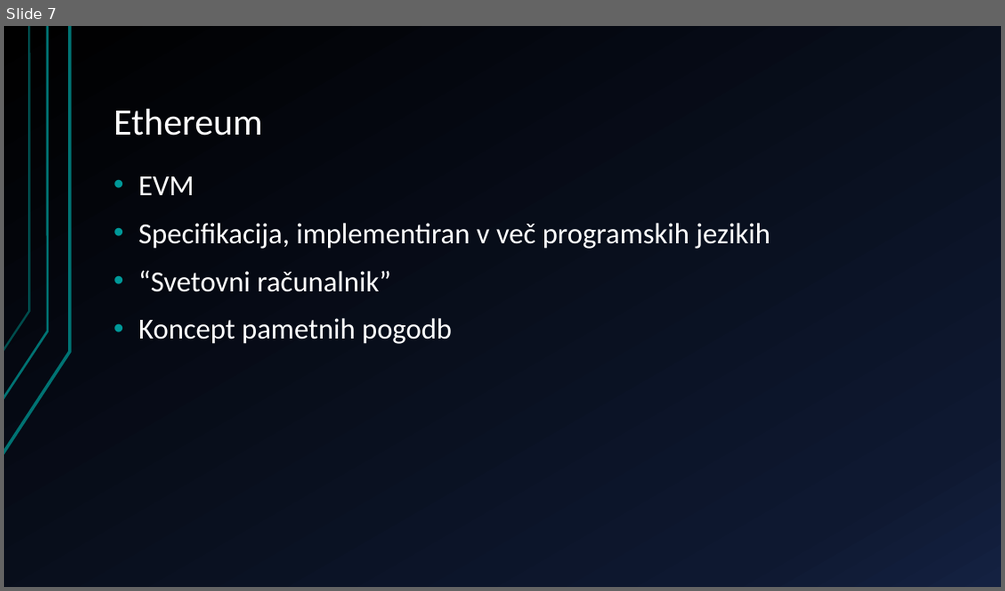
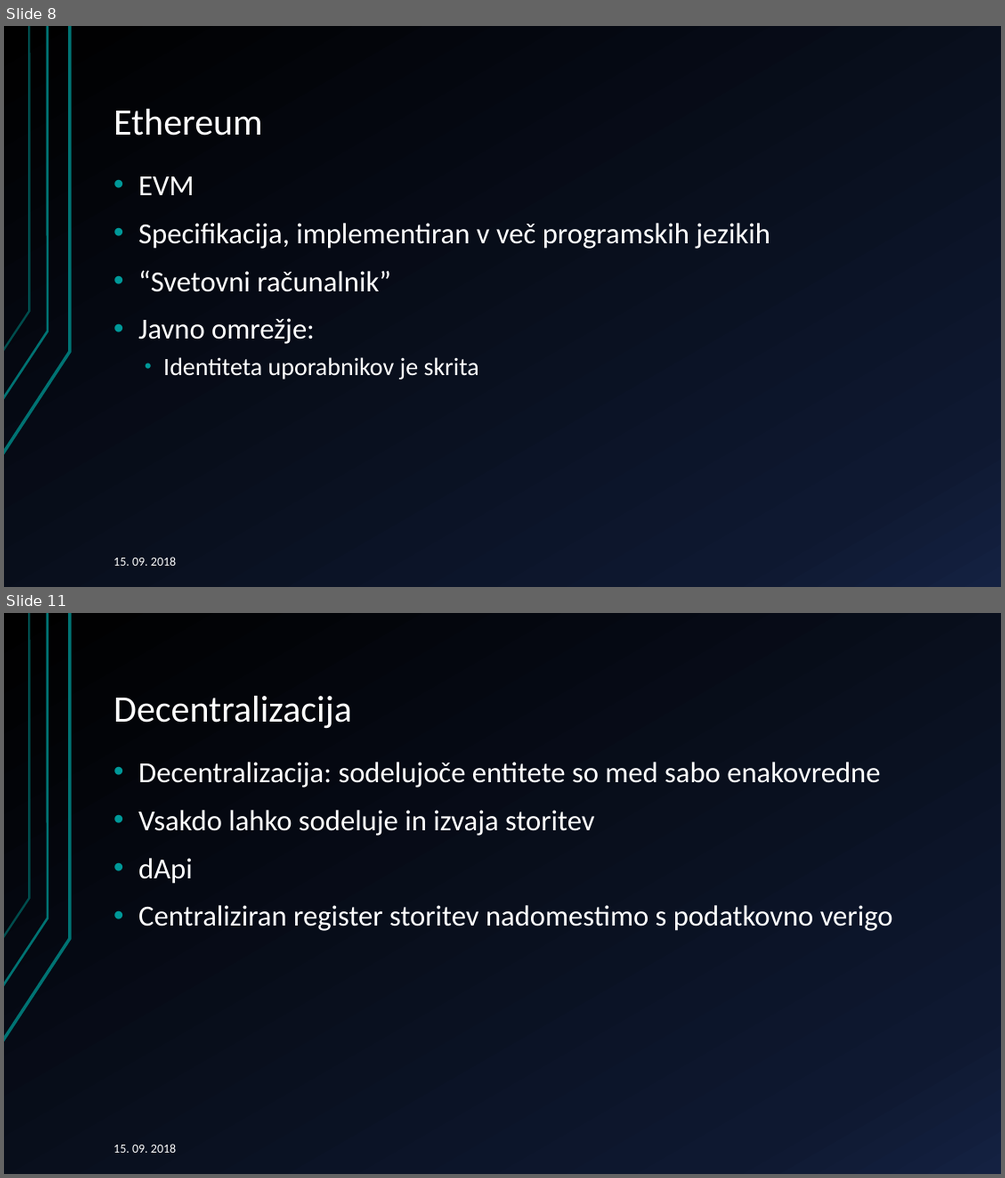
Before and after one commit to primozH/diploma, a slide deck: mikrostoritve decentralizacija.pptx. Shown one above the other, each under a label of ours: slide 7 before the commit, slides 8 and 11 after it; the slides between them are not shown. The pictures are 1005x591 and 1005x1178 pixels, drawn with LibreOffice and Linux fonts; fonts in the diff are those of the drawing. Boxes give left, top, right and bottom in pixels: in the first picture for what was removed or moved away, otherwise in the second. Text is boxed around its words. In the diff, an @@ line names an element or a change of style, - is before the commit and + after.

```diff
--- a/mikrostoritve decentralizacija.pptx
+++ b/mikrostoritve decentralizacija.pptx
@@ slide 11 added at (4,613,1001,1174), background gradient #000000 to #0F1931 to #142242; not listed: 3 template elements that a slide beside it also shows @@
@@ title added at (113,696,352,729), 36 pt, text #FFFFFF @@
+Decentralizacija
@@ text added at (138,762,893,931), 28 pt, text #FFFFFF @@
+• Decentralizacija: sodelujoče entitete so med sabo enakovredne
+• Vsakdo lahko sodeluje in izvaja storitev
+• dApi
+• Centraliziran register storitev nadomestimo s podatkovno verigo
@@ text added at (113,1143,176,1152), 12 pt, text #FFFFFF @@
+15. 09. 2018
@@ what was slide 7 is now slide 8 @@
@@ slide 8 changed as well @@
@@ text at (138,318,479,379): text changed; size 28 to 24 pt @@
-• Koncept pametnih pogodb
+• Javno omrežje:
+  • Identiteta uporabnikov je skrita
@@ text added at (113,556,176,565), 12 pt, text #FFFFFF @@
+15. 09. 2018
```
Also in this commit, not shown: 8 other slides changed, 5 other slides added, 4 slides removed.
